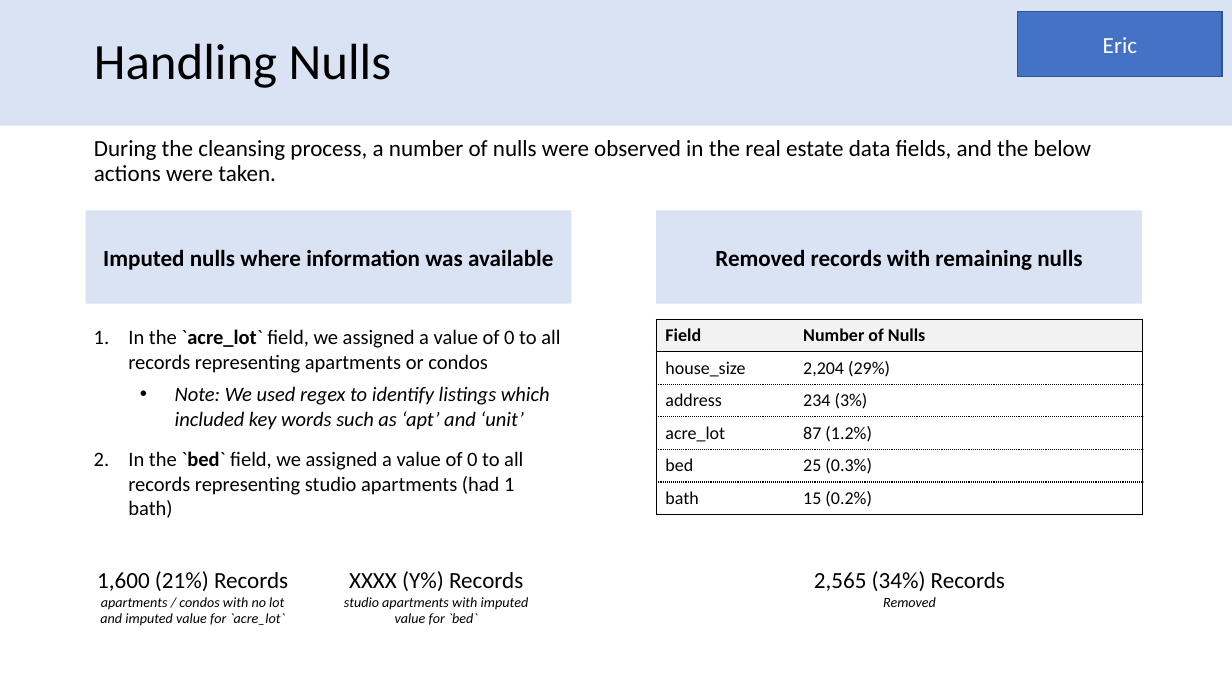
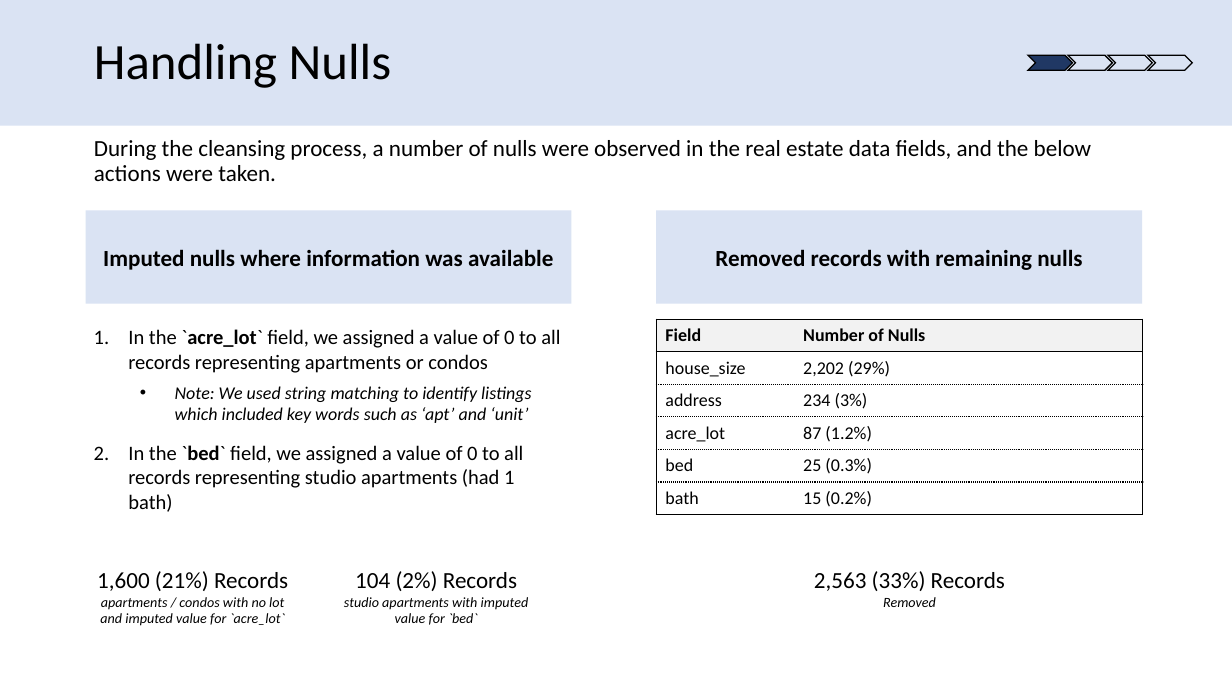
Before and after one commit to david-firrin/Real-Estate-Price-Prediction-With-Income-Tax-Data, a slide deck: slide 9 of Final Presentation Slides/team48finalpresentation.pptx. Drawn at 1232x693 pixels with LibreOffice and Linux fonts; fonts in the diff are those of the drawing. Boxes give left, top, right and bottom in pixels: in the first picture for what was removed or moved away, otherwise in the second. Text is boxed around its words. In the diff, an @@ line names an element or a change of style, - is before the commit and + after.

Commit message:
Presentation update

```diff
--- a/Final Presentation Slides/team48finalpresentation.pptx
+++ b/Final Presentation Slides/team48finalpresentation.pptx
@@ rectangle removed at (1019, 11, 1223, 76) @@
-Eric
@@ group added at (1029, 55, 1192, 70): 4 freeform shapes @@
@@ table at (656, 319, 1142, 515) @@
-row 2, column 2: 2,204 (29%)
+row 2, column 2: 2,202 (29%)
@@ text at (175, 386, 532, 423): text changed; size 16 to 14 pt @@
-  • Note: We used regex to identify listings which included key words such as ‘apt’ and ‘unit’
+  • Note: We used string matching to identify listings which included key words such as ‘apt’ and ‘unit’
@@ text at (355, 571, 517, 591): text changed @@
-XXXX (Y%) Records
+104 (2%) Records
@@ text at (814, 571, 1005, 591): text changed @@
-2,565 (34%) Records
+2,563 (33%) Records
```
Also in this commit, not shown: 13 other slides changed, 3 other files.
